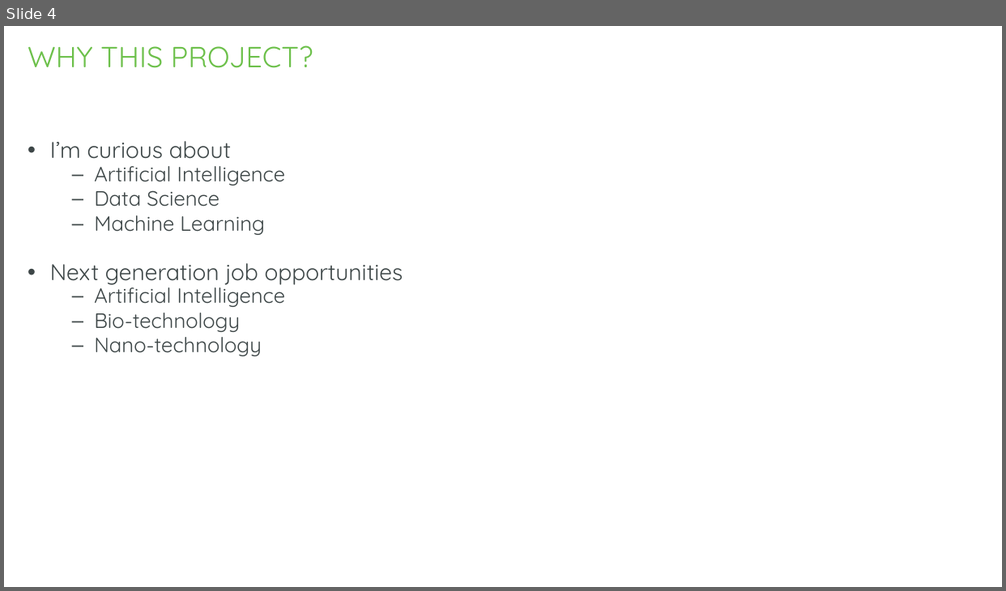
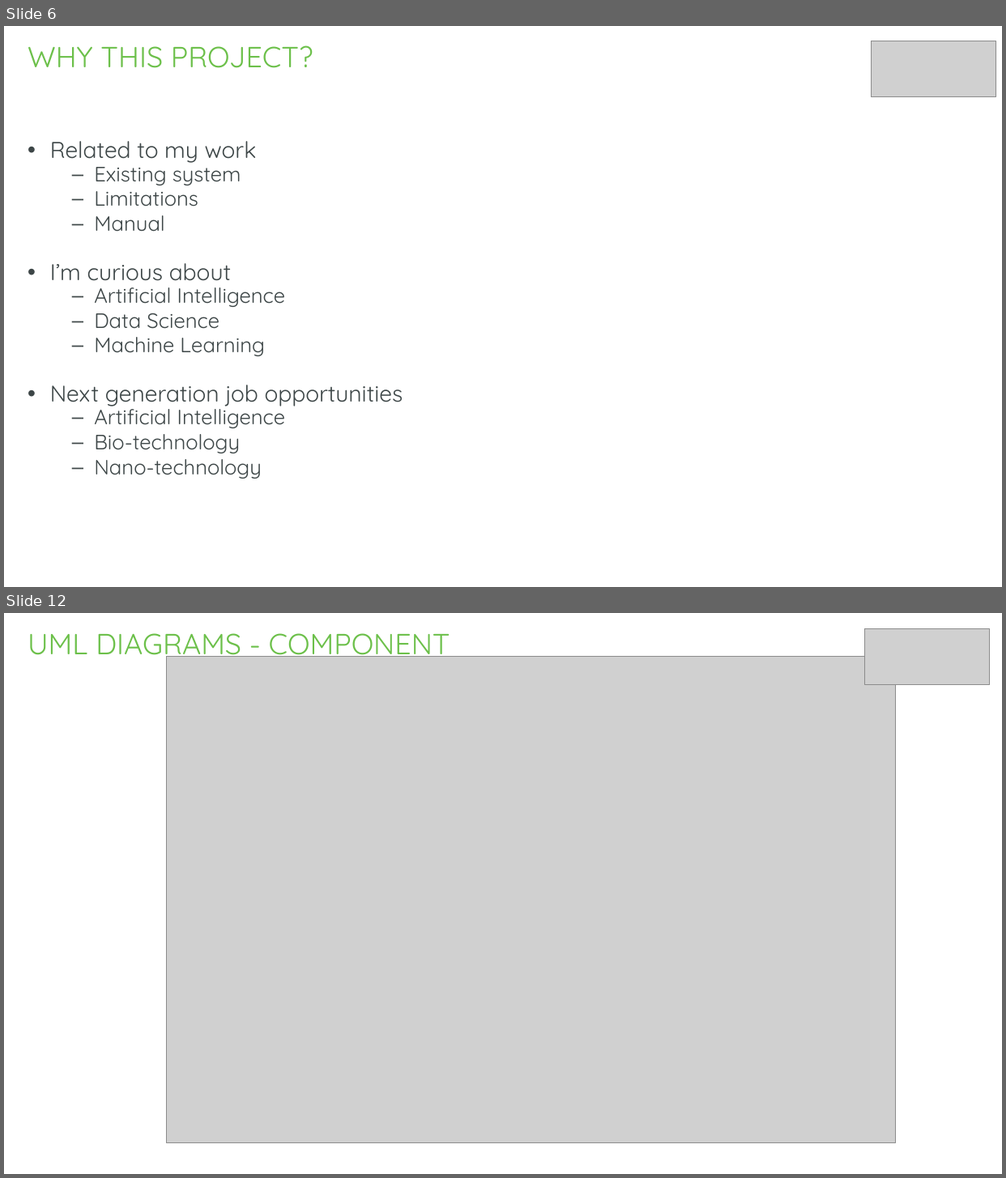
Before and after one commit to gkalidas/Python, a slide deck: MCS_project_sem_III/python_project.pptx. Shown one above the other, each under a label of ours: slide 4 before the commit, slides 6 and 12 after it; the slides between them are not shown. The pictures are 1006x591 and 1006x1178 pixels, drawn with LibreOffice and Linux fonts; fonts in the diff are those of the drawing; grey boxes stand for pictures; background and template pictures are left out. Boxes give left, top, right and bottom in pixels: in the first picture for what was removed or moved away, otherwise in the second. Text is boxed around its words. In the diff, an @@ line names an element or a change of style, - is before the commit and + after.

```diff
--- a/MCS_project_sem_III/python_project.pptx
+++ b/MCS_project_sem_III/python_project.pptx
@@ slide 12 added at bbox=[4, 613, 1002, 1174], background #FFFFFF; not listed: 1 template element that a slide beside it also shows @@
@@ title added at bbox=[27, 633, 450, 662], 28 pt, text #6CC04A @@
+UML DIAGRAMS - COMPONENT
@@ picture added at bbox=[865, 628, 990, 685] @@
@@ picture added at bbox=[167, 657, 896, 1143] @@
@@ what was slide 4 is now slide 6 @@
@@ slide 6 changed as well @@
@@ picture added at bbox=[871, 41, 996, 97] @@
@@ text at bbox=[50, 141, 257, 232]: paragraphs added @@
+• Related to my work
+  – Existing system
+  – Limitations
+  – Manual
```
Also in this commit, not shown: 8 other slides changed, 10 other slides added, 11 slides removed, 4 other files.
